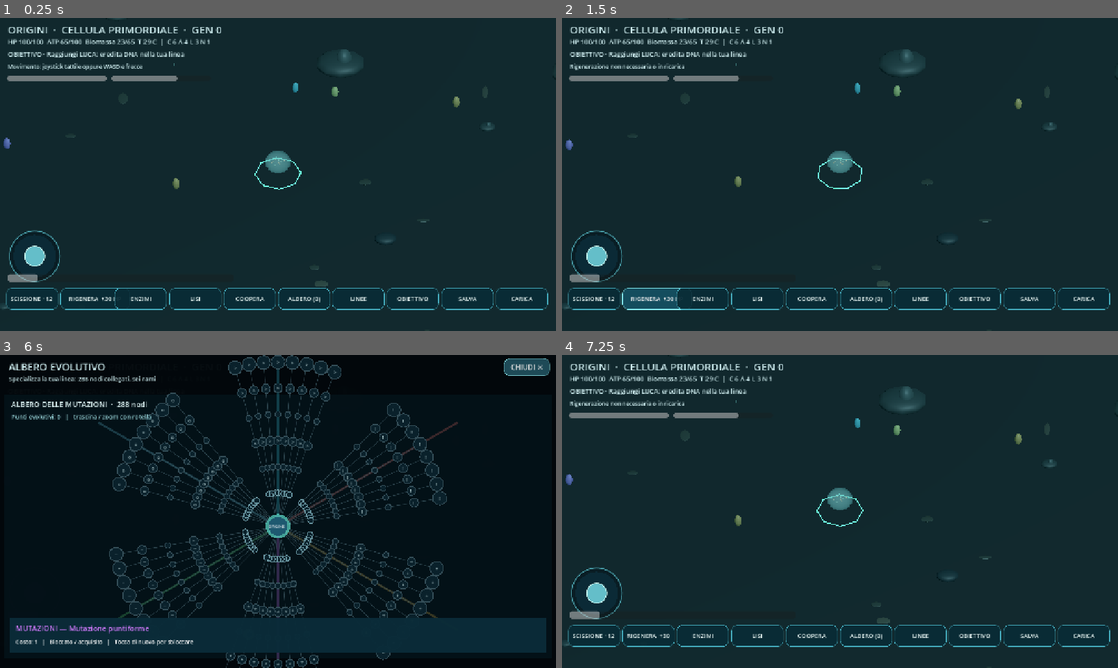
Above: before the commit, frames 1-4 (two rows, left to right).
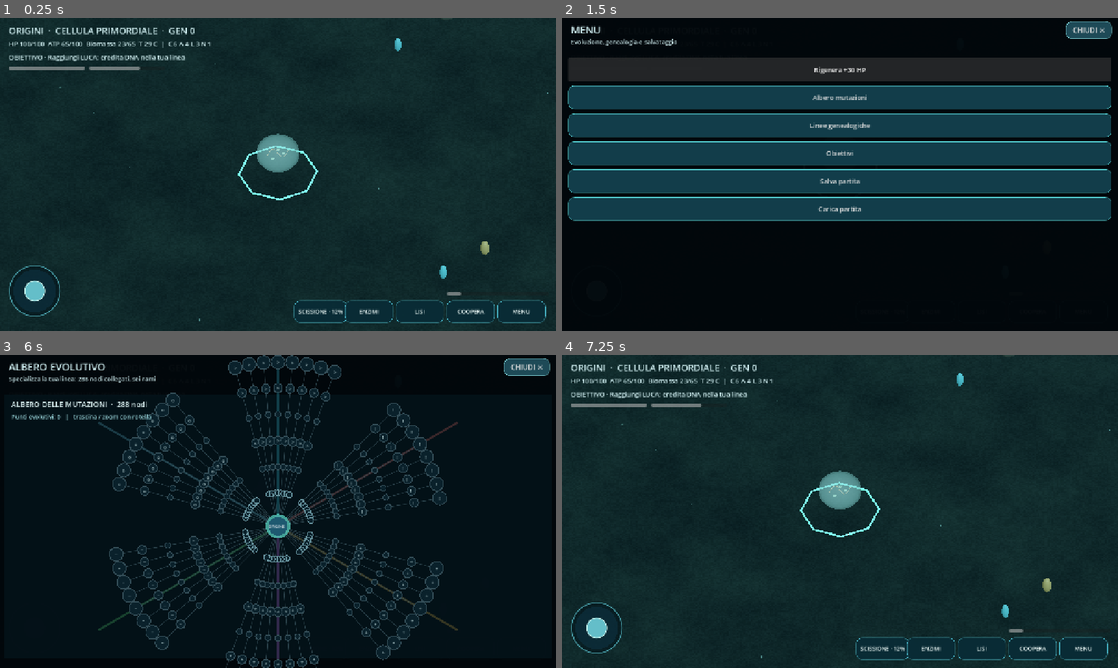
Above: after the commit, the same moments.

Repository: scorbetta17-gif/Origini
Game: Godot game, scene res://scenes/Main.tscn
Two runs of this game, one before a commit and one after it. Both use one fixed random seed, a clock stepped at 60 frames per second and the inputs below.
Inputs (mouse positions are in pixels of both pictures, inside the frame that each line leads up to):
- Up to frame 1 (0.25 s): no input
- Up to frame 2 (1.5 s): click (1084, 312) at 0.5 s, where only the run after the commit has a clickable "MENU"; click "RIGENERA +30 HP" (after the commit: "Rigenera +30 HP") at 1.25 s
- Up to frame 3 (6 s): click "ALBERO (0)" (after the commit: "Albero mutazioni") at 2 s; click "SCISSIONE · 12%" at 2.75 s; click (88, 636) at 3.5 s, where only the run before the commit has a clickable "RIGENERA +30 HP"; click "ENZIMI" at 4.25 s; click "LISI" at 5 s; click "COOPERA" at 5.75 s
- Up to frame 4 (7.25 s): click "CHIUDI ✕" at 6.5 s

The runs differ from the first frame. In frame 1, 6.8% of the frame differs, in the area x 0-99%, y 0-98%; in frame 2, 93%, in the area x 0-100%, y 0-100%; in frame 3, 10%; in frame 4, 6.8%.

Commit message:
Replace placeholder scenery, rebalance camera and create compact touch HUD

Diff:
--- a/src/main.gd
+++ b/src/main.gd
@@ -3,6 +3,7 @@
 ## Scene 3D reali, camera isometrica, fenotipi procedurali, UI mobile.
 
 const CellScript = preload("res://src/cell_visual.gd")
+const OceanScript = preload("res://src/primordial_ocean.gd")
 const TreeScript = preload("res://src/mutation_tree.gd")
 const LineageScript = preload("res://src/lineage_view.gd")
 const JoystickScript = preload("res://src/virtual_joystick.gd")
@@ -152,8 +153,8 @@
     var starter: Dictionary = _base_traits()
     _create_entity("C-000", "", 0, "pre_luca", starter, Vector3.ZERO, true)
     # Materiali abiotici: nessun frammento di DNA o detrito cellulare prima delle cellule.
-    for i in range(96):
-        _create_nutrient(TYPES[i % 4], Vector3(rng.randf_range(-22.0,22.0),.29,rng.randf_range(-22.0,22.0)))
+    for i in range(44):
+        _create_nutrient(TYPES[i % 4], Vector3(rng.randf_range(-22.0,22.0),.19,rng.randf_range(-22.0,22.0)))
     _close_overlay()
     _refresh_hud()
 
@@ -176,52 +177,29 @@
     var we := WorldEnvironment.new()
     var env := Environment.new()
     env.background_mode = Environment.BG_COLOR
-    env.background_color = Color(0.017, 0.067, 0.080)
+    env.background_color = Color(0.023, 0.052, 0.064)
     env.ambient_light_source = Environment.AMBIENT_SOURCE_COLOR
-    env.ambient_light_color = Color(0.32, 0.56, 0.59)
-    env.ambient_light_energy = 0.72
+    env.ambient_light_color = Color(0.44, 0.61, 0.61)
+    env.ambient_light_energy = 1.16
     env.tonemap_mode = Environment.TONE_MAPPER_FILMIC
     we.environment = env
     add_child(we)
     var sun := DirectionalLight3D.new()
     sun.rotation_degrees = Vector3(-55, 28, -15)
     sun.light_color = Color(0.56, 0.76, 0.79)
-    sun.light_energy = 0.90
+    sun.light_energy = 1.35
     add_child(sun)
     camera = Camera3D.new()
     camera.projection = Camera3D.PROJECTION_ORTHOGONAL
-    camera.size = 7.4
+    camera.size = 5.7
     camera.position = camera_offset
     add_child(camera)
     camera.look_at(Vector3(0,0,0))
     camera.current = true
-    var floor_mesh := PlaneMesh.new()
-    floor_mesh.size = Vector2(110, 110)
-    var floor_mat := StandardMaterial3D.new()
-    floor_mat.albedo_color = Color(0.095, 0.150, 0.161)
-    floor_mat.roughness = 0.78
-    var floor := MeshInstance3D.new()
-    floor.mesh = floor_mesh
-    floor.material_override = floor_mat
-    floor.position.y = -0.28
-    world_root.add_child(floor)
-    # Oceano primordiale: solo sedimenti, rocce abiogene e due sorgenti distanti.
-    # Nessuna alga, corallo, fauna o installazione fantascientifica.
-    for i in range(72):
-        var x: float = rng.randf_range(-25.0,25.0)
-        var z: float = rng.randf_range(-25.0,25.0)
-        var stone: Color = Color(.20,.25,.25).lerp(Color(.12,.19,.21),rng.randf())
-        _rock(Vector3(x,0,z), rng.randf_range(.11,.60), stone)
-    for i in range(140):
-        var x: float = rng.randf_range(-26.0,26.0)
-        var z: float = rng.randf_range(-26.0,26.0)
-        _pebble(Vector3(x,-.19,z),Vector3(rng.randf_range(.04,.18),.015,rng.randf_range(.05,.22)),Color(.18,.22,.21).lerp(Color(.29,.29,.26),rng.randf()))
-    _vent(Vector3(THERMAL_SOURCES[0].x,0,THERMAL_SOURCES[0].y),1.65)
-    _vent(Vector3(THERMAL_SOURCES[1].x,0,THERMAL_SOURCES[1].y),1.15)
-    # Particolato a basso costo, deriva lenta; niente sfere fluorescenti.
-    for i in range(26):
-        var mote := _pebble(Vector3(rng.randf_range(-24,24),rng.randf_range(.5,3.4),rng.randf_range(-24,24)),Vector3.ONE*rng.randf_range(.012,.029),Color(.42,.52,.49))
-        ambient_particles.append(mote)
+    var biome: Node3D = OceanScript.new()
+    biome.name = "Fondale_minimale"
+    world_root.add_child(biome)
+    biome.call("setup",rng)
 
 func _solid(color: Color, emission: float = 0.0, alpha: float = 1.0) -> StandardMaterial3D:
     var mat := StandardMaterial3D.new()
@@ -292,7 +270,7 @@
     cells_root.add_child(node)
     node.position = at
     node.setup(traits, branch, controlled)
-    node.set_growth(.55 if branch == "pre_luca" and gen == 0 else .68)
+    node.set_growth(.72 if branch == "pre_luca" and gen == 0 else .78)
     var inventory: Dictionary = {"carbon":6.0,"amino":4.0,"lipid":3.0,"nucleic":1.0,"biomass":24.0}
     entities[id] = {"node":node,"parent":parent,"generation":gen,"branch":branch,
         "traits":traits.duplicate(true),"external":external,"age":0.0,
@@ -404,7 +382,7 @@
     if atp < 1.0:
         hp = maxf(0.0,hp-delta*.55)
     # Cresce con la biomassa, ma la dimensione massima e' limitata.
-    player.set_growth(.55 + .48 * clampf((float(resources["biomass"])-23.0)/42.0,0.0,1.0))
+    player.set_growth(.72 + .41 * clampf((float(resources["biomass"])-23.0)/42.0,0.0,1.0))
     camera.position = camera.position.lerp(player.position+camera_offset,minf(1.0,delta*3.2))
     for n in nutrients:
         if is_instance_valid(n["node"]):
@@ -543,7 +521,7 @@
         if target_idx >= 0 and target_idx < nutrients.size():
             if c.position.distance_to(nutrients[target_idx]["node"].position) < .78:
                 _consume_nutrient(target_idx,false,str(id))
-        c.set_growth(.56+.43*clampf((float(e["biomass"])-24.0)/45.0,0.0,1.0))
+        c.set_growth(.72+.41*clampf((float(e["biomass"])-24.0)/45.0,0.0,1.0))
         if float(e["biomass"]) >= 64.0 and float(e["energy"]) >= 28.0 and int(e["generation"]) < 24 and entities.size() < 20:
             _divide_npc(str(id))
             continue
@@ -909,6 +887,15 @@
     phase_two = 0.0
     _close_overlay()
     _notice("Segui la linea %s · %s" % [id,str(entities[id]["branch"])])
+
+func _open_main_menu() -> void:
+    _open_overlay("MENU", "Evoluzione, genealogia e salvataggio")
+    _add_overlay_button("Rigenera +30 HP",_on_regen)
+    _add_overlay_button("Albero mutazioni",_on_tree)
+    _add_overlay_button("Linee genealogiche",_on_genealogy)
+    _add_overlay_button("Obiettivi",_on_goals)
+    _add_overlay_button("Salva partita",_save_game)
+    _add_overlay_button("Carica partita",_load_game)
 
 func _on_goals() -> void:
     var branch: String = entities[player_id]["branch"]
@@ -1107,13 +1094,14 @@
     hud = Control.new()
     hud.mouse_filter = Control.MOUSE_FILTER_IGNORE
     layer.add_child(hud)
-    title_label = _label("ORIGINI",24)
+    title_label = _label("ORIGINI",21)
     hud.add_child(title_label)
     status_label = _label("ATP · HP · biomassa",15)
     hud.add_child(status_label)
     objective_label = _label("Obiettivo",15)
     hud.add_child(objective_label)
-    tips_label = _label("Movimento: joystick tattile oppure WASD e frecce",13)
+    tips_label = _label("",11)
+    tips_label.visible = false
     hud.add_child(tips_label)
     for stat in ["HP", "ATP"]:
         var bar := ProgressBar.new()
@@ -1143,6 +1131,7 @@
     _button("OBIETTIVO",_on_goals,"goals")
     _button("SALVA",_save_game,"save")
     _button("CARICA",_load_game,"load")
+    _button("MENU",_open_main_menu,"menu")
     overlay = ColorRect.new()
     overlay.color = Color(.005,.025,.040,.97)
     overlay.visible = false
@@ -1155,37 +1144,41 @@
         return
     var wh: Vector2 = get_viewport().get_visible_rect().size
     hud.size = wh
-    title_label.position = Vector2(18,10)
-    status_label.position = Vector2(18,43)
-    objective_label.position = Vector2(18,72)
-    tips_label.position = Vector2(18,103)
     var portrait: bool = wh.y > wh.x
-    title_label.size = Vector2(wh.x-30,34)
-    status_label.size = Vector2(wh.x-30,56 if portrait else 28)
-    hp_bar.position = Vector2(16,183 if portrait else 133)
-    hp_bar.size = Vector2(minf(wh.x*.37,230),12)
-    atp_bar.position = Vector2(26 + hp_bar.size.x,183 if portrait else 133)
-    atp_bar.size = Vector2(minf(wh.x*.37,230),12)
-    status_label.autowrap_mode = TextServer.AUTOWRAP_WORD_SMART
-    objective_label.position.y = 109 if portrait else 72
-    tips_label.position.y = 148 if portrait else 103
-    var bottom_y: float = wh.y - (228 if portrait else 99)
-    joystick.size = Vector2(116,116)
-    joystick.position = Vector2(22,wh.y-(380 if portrait else 230))
-    scission_bar.position = Vector2(18,bottom_y - 32)
-    scission_bar.size = Vector2(minf(wh.x*.57,520),18)
-    var names := ["divide","regen","enzymes","lysis","cooperate","tree","genealogy","goals","save","load"]
-    var cols: int = 4 if portrait else 10
-    var cell_w: float = (wh.x-28.0)/float(cols)
-    for i in range(names.size()):
-        var key: String = names[i]
-        var b: Button = buttons[key]
-        var row: int = i / cols
-        var col: int = i % cols
-        b.position = Vector2(14+float(col)*cell_w,bottom_y+float(row)*57)
-        b.size = Vector2(cell_w-5,50)
-        b.add_theme_font_size_override("font_size",11 if portrait else 14)
-        b.clip_text = true
+    title_label.position = Vector2(20,14)
+    title_label.size = Vector2(wh.x-40,30)
+    status_label.position = Vector2(20,48)
+    status_label.size = Vector2(wh.x-40,29)
+    status_label.autowrap_mode = TextServer.AUTOWRAP_OFF
+    objective_label.position = Vector2(20,79)
+    objective_label.size = Vector2(wh.x-40,25)
+    tips_label.visible = false
+    hp_bar.position = Vector2(20,112)
+    hp_bar.size = Vector2(minf(wh.x*.16,175),8)
+    atp_bar.position = Vector2(30+hp_bar.size.x,112)
+    atp_bar.size = Vector2(minf(wh.x*.16,175),8)
+    joystick.size = Vector2(112,112)
+    joystick.position = Vector2(22,wh.y-150)
+    scission_bar.size = Vector2(minf(wh.x*.27,235),7)
+    scission_bar.position = Vector2(wh.x-scission_bar.size.x-16,wh.y-89)
+    # Gli strumenti secondari restano nel menu, ma le azioni sono conservate.
+    var primary: Array[String] = ["divide","enzymes","lysis","cooperate","menu"]
+    for key in buttons:
+        buttons[key].visible = primary.has(str(key))
+    if portrait:
+        var w: float = minf((wh.x-28.0)/3.0,132.0)
+        for i in range(primary.size()):
+            var b: Button = buttons[primary[i]]
+            b.position = Vector2(wh.x - 3*w - 12 + float(i%3)*w,wh.y-146 + float(i/3)*58)
+            b.size = Vector2(w-5,49)
+            b.add_theme_font_size_override("font_size",12)
+    else:
+        var w: float = minf(117.0,(wh.x-160.0)/5.0)
+        for i in range(primary.size()):
+            var b: Button = buttons[primary[i]]
+            b.position = Vector2(wh.x-(5.0*w+18.0)+float(i)*w,wh.y-70)
+            b.size = Vector2(w-6,51)
+            b.add_theme_font_size_override("font_size",13)
     overlay.size = wh
     if is_instance_valid(overlay_scroll):
         overlay_scroll.position = Vector2(14,92)
